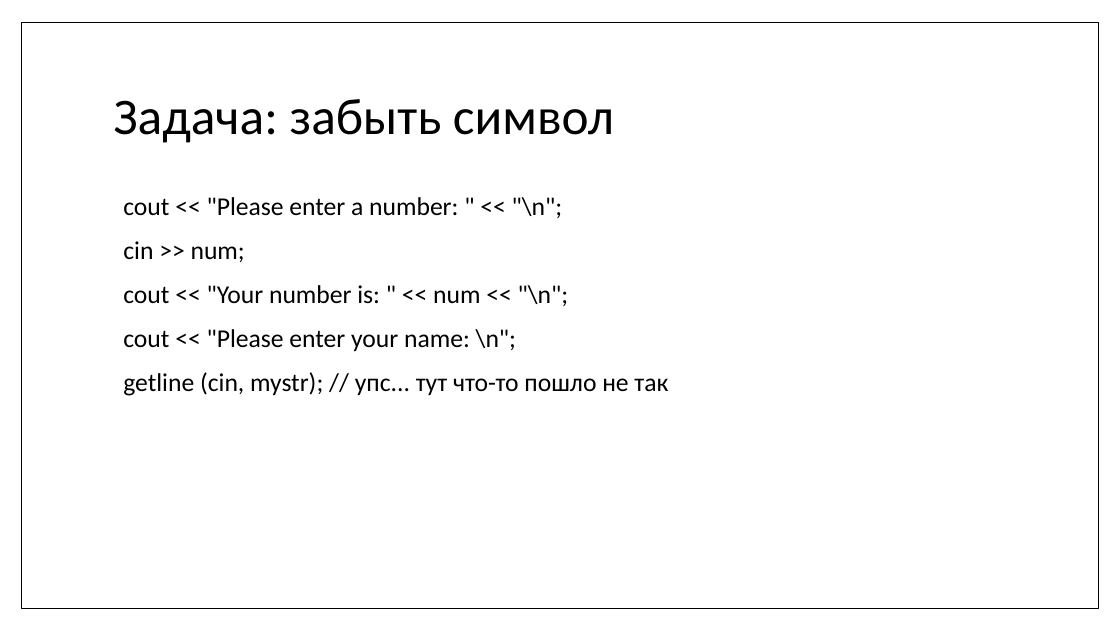
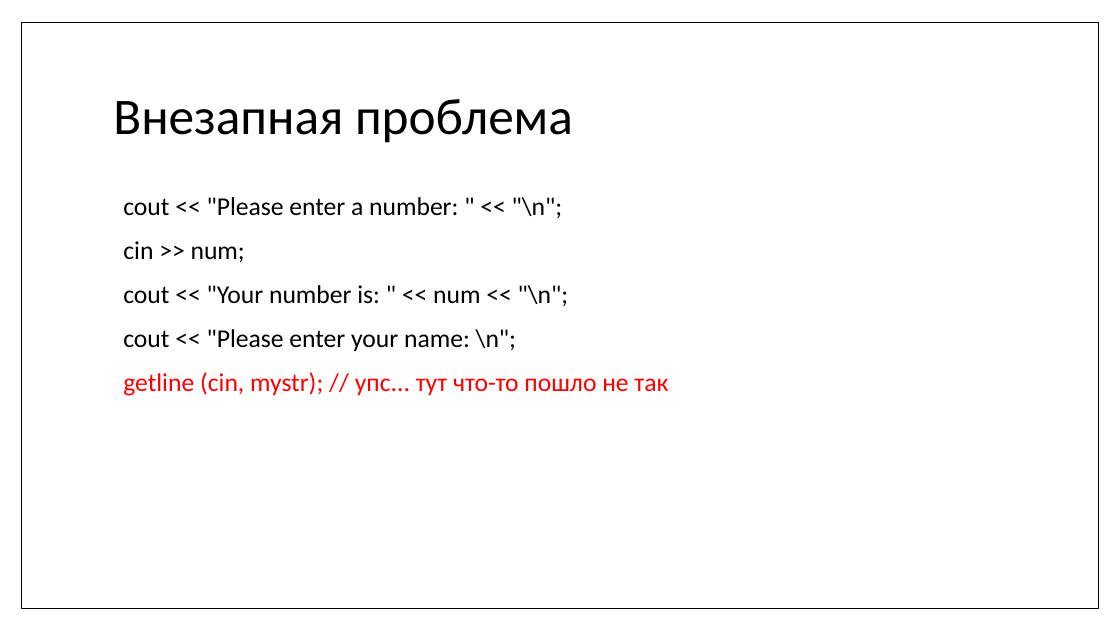
Before and after one commit to MIPT-ILab/cpp-lects-rus, a slide deck: slide 24 of slides/lec2-5-iostreams-locales.pptx (slide 13 before the commit). Drawn at 1120x630 pixels with LibreOffice and Linux fonts; fonts in the diff are those of the drawing. Boxes give left, top, right and bottom in pixels: in the first picture for what was removed or moved away, otherwise in the second. Text is boxed around its words. In the diff, an @@ line names an element or a change of style, - is before the commit and + after.

```diff
--- a/slides/lec2-5-iostreams-locales.pptx
+++ b/slides/lec2-5-iostreams-locales.pptx
@@ title at box(113, 99, 573, 143): text changed @@
-Задача: забыть символ
+Внезапная проблема
@@ text at box(123, 372, 668, 396): text colour #000000 to #FF0000 in "getline (cin, mystr); // упс... тут что-то ..." @@
```
Also in this commit, not shown: 15 other slides changed, 44 slides added, 1 slide removed, 1 other file.
